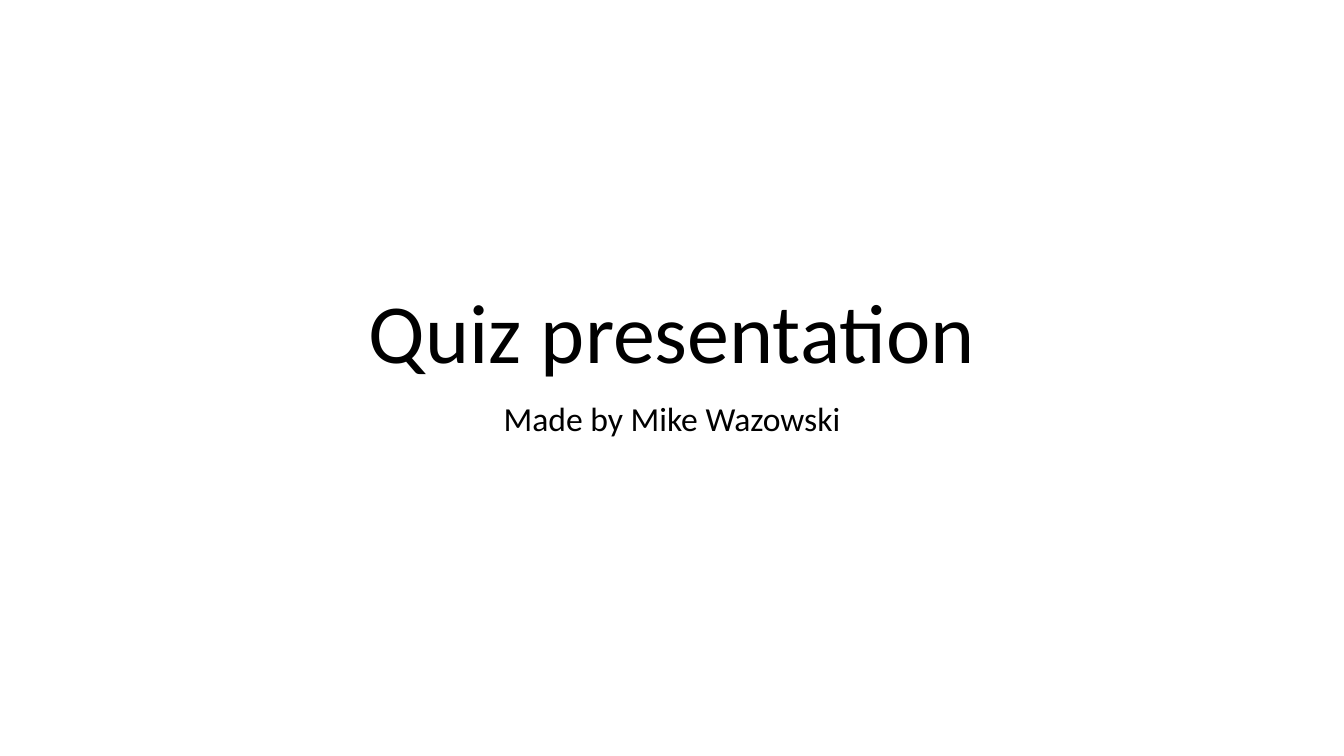
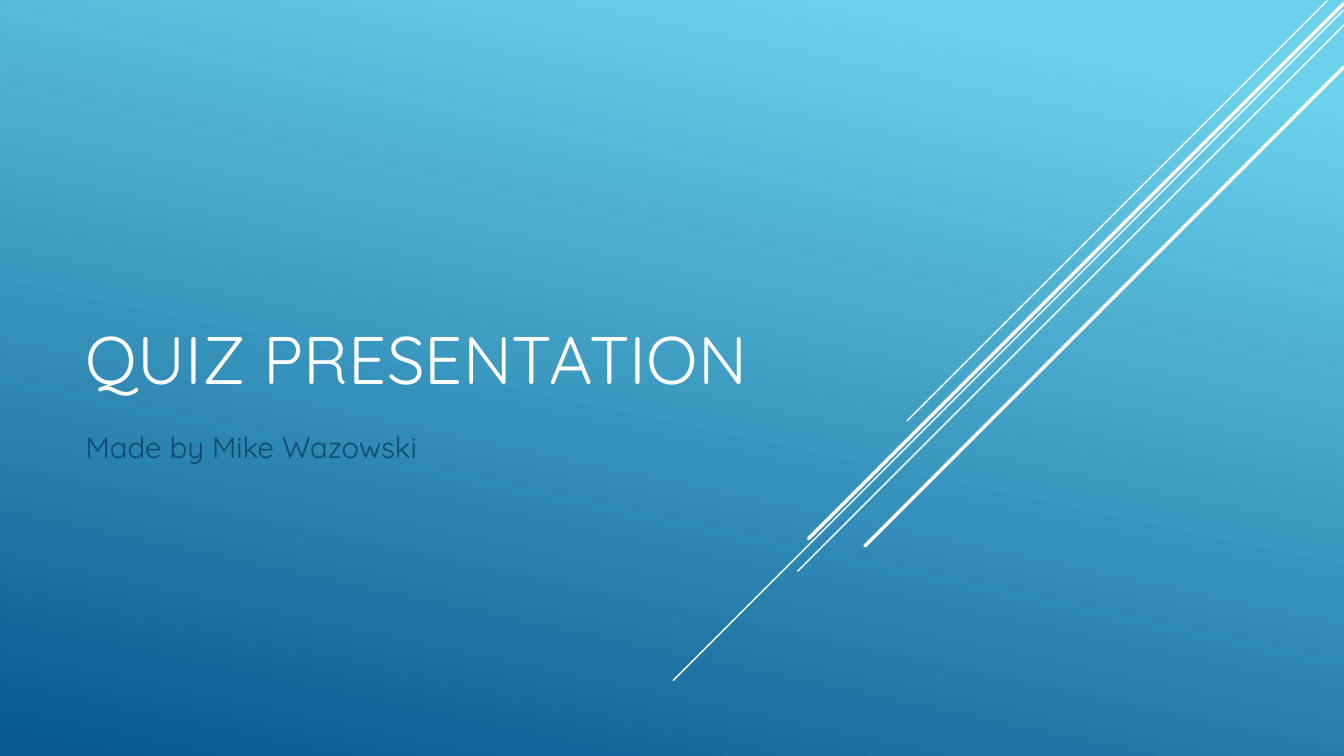
Before and after one commit to Bencee130/Quiz, a slide deck: slide 1 of Quiz presentation.pptx. Drawn at 1344x756 pixels with LibreOffice and Linux fonts; fonts in the diff are those of the drawing. Boxes give left, top, right and bottom in pixels: in the first picture for what was removed or moved away, otherwise in the second. Text is boxed around its words. In the diff, an @@ line names an element or a change of style, - is before the commit and + after.

```diff
--- a/Quiz presentation.pptx
+++ b/Quiz presentation.pptx
@@ background #FFFFFF to gradient #6ED2EB to #06588E @@
@@ line added from (1344, 10) to (674, 681), #FFFFFF 1 pt @@
@@ line added from (1344, 25) to (798, 572), #FFFFFF 1 pt @@
@@ line added from (1344, 4) to (809, 538), #FFFFFF 2.5 pt @@
@@ line added from (1327, 1) to (907, 421), #FFFFFF 1 pt @@
@@ line added from (1344, 68) to (865, 546), #FFFFFF 2.5 pt @@
@@ title at [86, 336, 747, 396]: text changed; size 60 to 48 pt; font Calibri to Quicksand; text colour #000000 to #FFFFFF @@
-Quiz presentation
+QUIZ PRESENTATION
@@ subtitle "Made by Mike Wazowski": place and size @@
-subtitle "Made by Mike Wazowski" at [504, 407, 841, 437]
+subtitle "Made by Mike Wazowski" at [86, 437, 417, 464]
@@ subtitle "Made by Mike Wazowski" at [86, 437, 417, 464]: size 24 to 21 pt, font Calibri to Quicksand, text colour #000000 to #0F496F; alignment centre to left; line spacing 0.9 to 1 @@
```
Also in this commit, not shown: 11 other slides changed, 1 other file.
